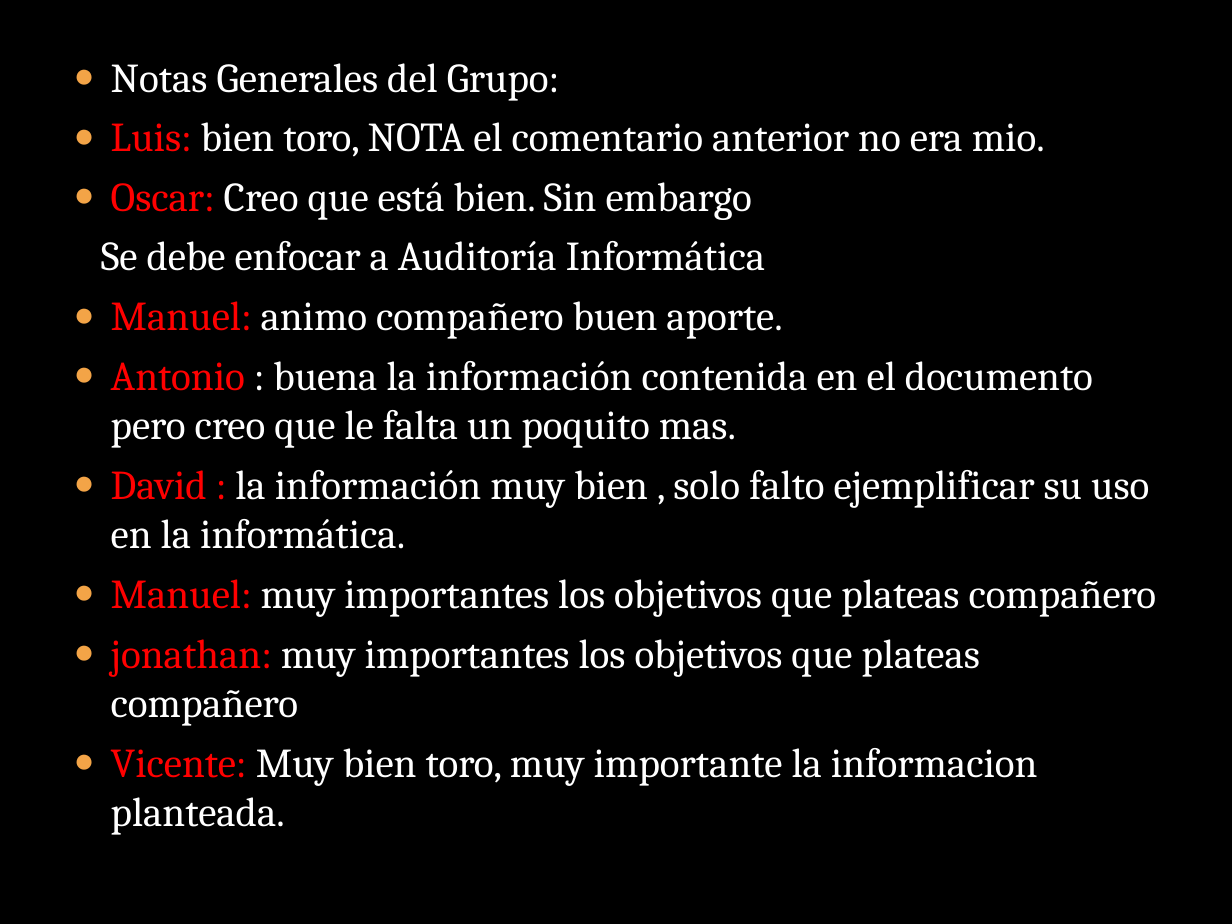
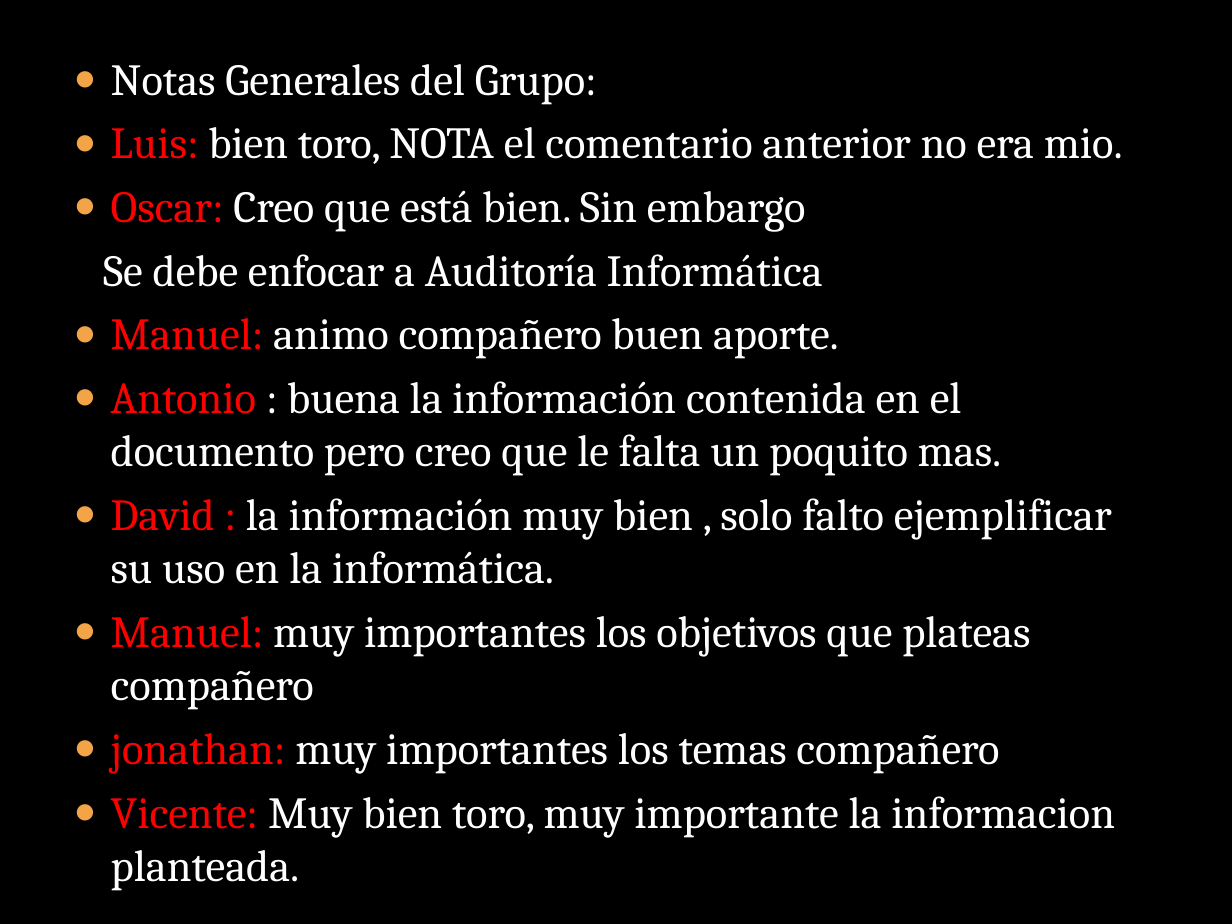
Before and after one commit to lc850/auditoria, a slide deck: slide 13 of HECTOR.pptx. Drawn at 1232x924 pixels with LibreOffice and Linux fonts; fonts in the diff are those of the drawing; background and template pictures are left out. Boxes give left, top, right and bottom in pixels: in the first picture for what was removed or moved away, otherwise in the second. Text is boxed around its words. In the diff, an @@ line names an element or a change of style, - is before the commit and + after.

Commit message:
qhj

```diff
--- a/HECTOR.pptx
+++ b/HECTOR.pptx
@@ text at (103, 64, 1123, 891): size 24.1 to 26 pt @@
@@ text at (111, 733, 999, 774): text changed; size 24.1 to 26 pt @@
-● jonathan: muy importantes los objetivos que plateas compañero
+● jonathan: muy importantes los temas compañero
```
